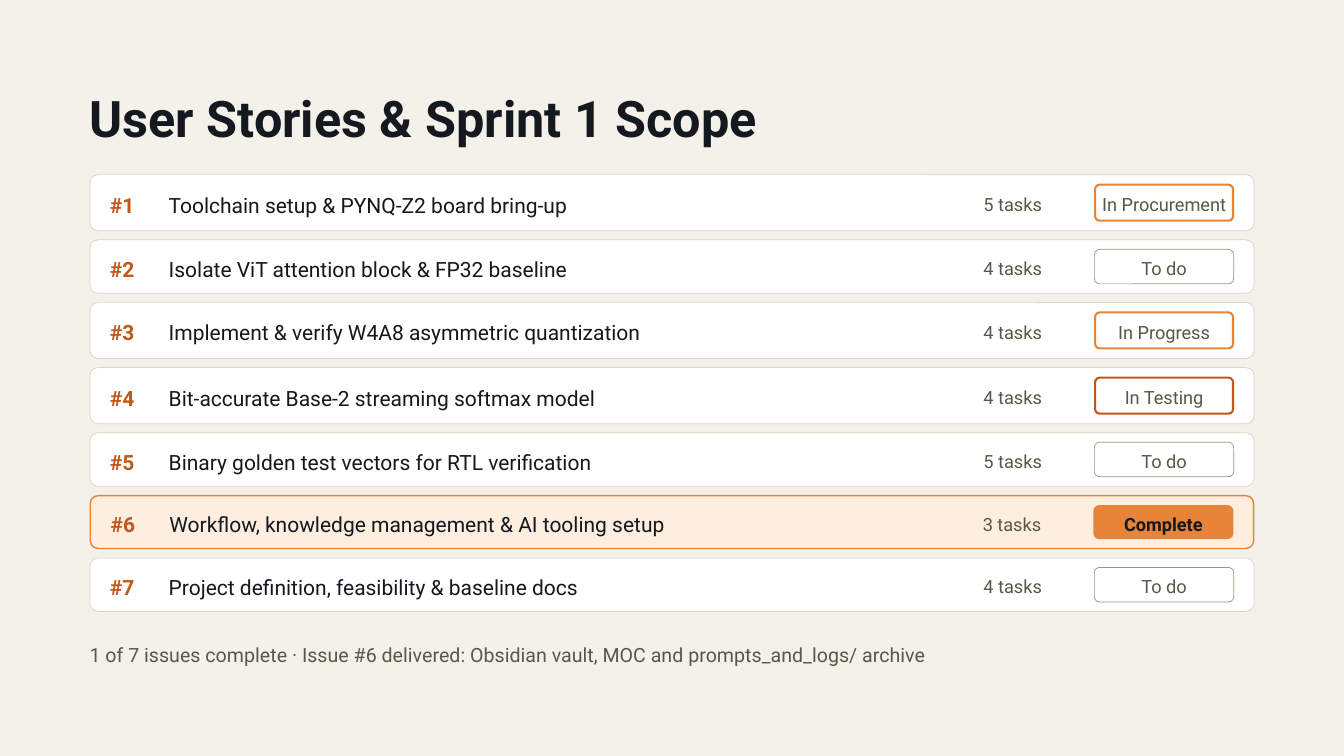
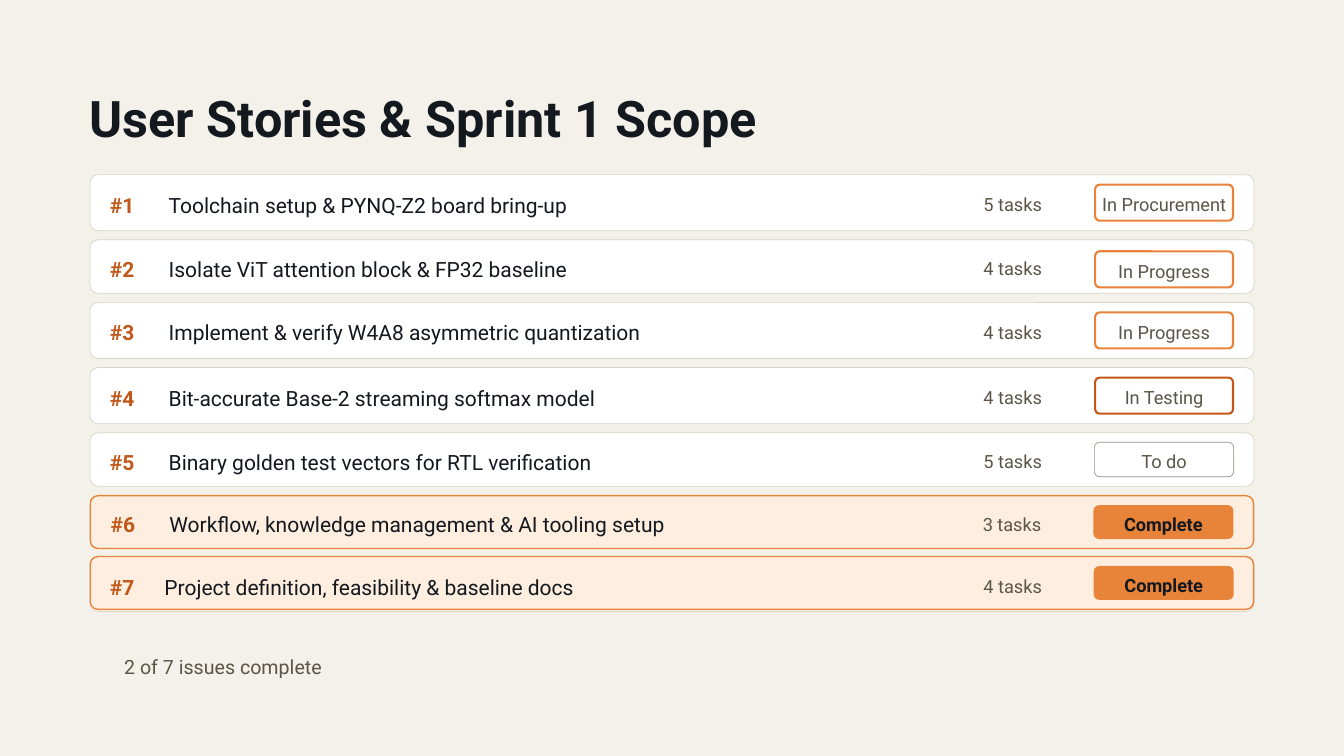
Before and after one commit to DomMurphy-git/ViTAl-Hardware, a slide deck: slide 3 of Sprint1_Presentation.pptx. Drawn at 1344x756 pixels with LibreOffice and Linux fonts; fonts in the diff are those of the drawing. Boxes give left, top, right and bottom in pixels: in the first picture for what was removed or moved away, otherwise in the second. Text is boxed around its words. In the diff, an @@ line names an element or a change of style, - is before the commit and + after.

```diff
--- a/Sprint1_Presentation.pptx
+++ b/Sprint1_Presentation.pptx
@@ rounded rectangle removed at (1095, 249, 1234, 283) @@
-To do
@@ rounded rectangle added at (1095, 251, 1233, 287), outline #E8833A 1.5 pt, 13 pt, text #5B5648 @@
+In Progress
@@ rounded rectangle added at (91, 557, 1254, 609), fill #FDEEE0, outline #E8833A 1 pt @@
@@ rounded rectangle "Complete" at (1094, 567, 1234, 601): fill none to #E8833A; outline #9A9486 0.5 pt to none; proportions changed @@
@@ text "Project definition, feasibility & baseline ...": place and size @@
-text "Project definition, feasibility & baseline ..." at (169, 579, 578, 600)
+text "Project definition, feasibility & baseline ..." at (164, 579, 574, 600)
@@ text in rounded rectangle at (1124, 578, 1203, 596): text changed; text colour #5B5648 to #14181F; bold on @@
-To do
+Complete
@@ text at (124, 659, 322, 678): text changed @@
-1 of 7 issues complete · Issue #6 delivered: Obsidian vault, MOC and prompts_and_logs/ archive
+2 of 7 issues complete
```
Also in this commit, not shown: 2 other slides changed.
